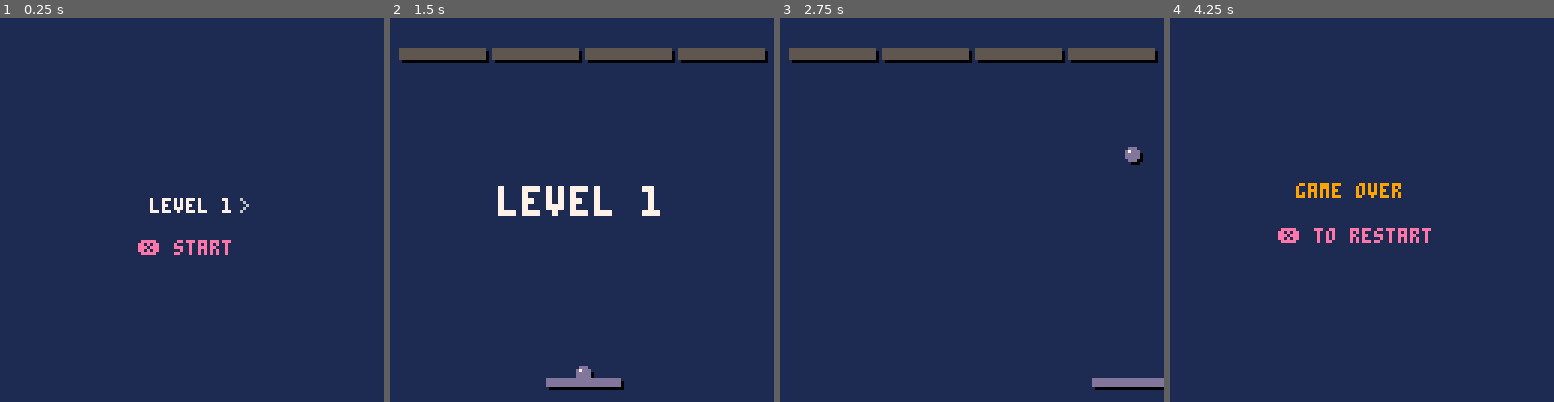
Above: before the commit, frames 1-4 (left to right).
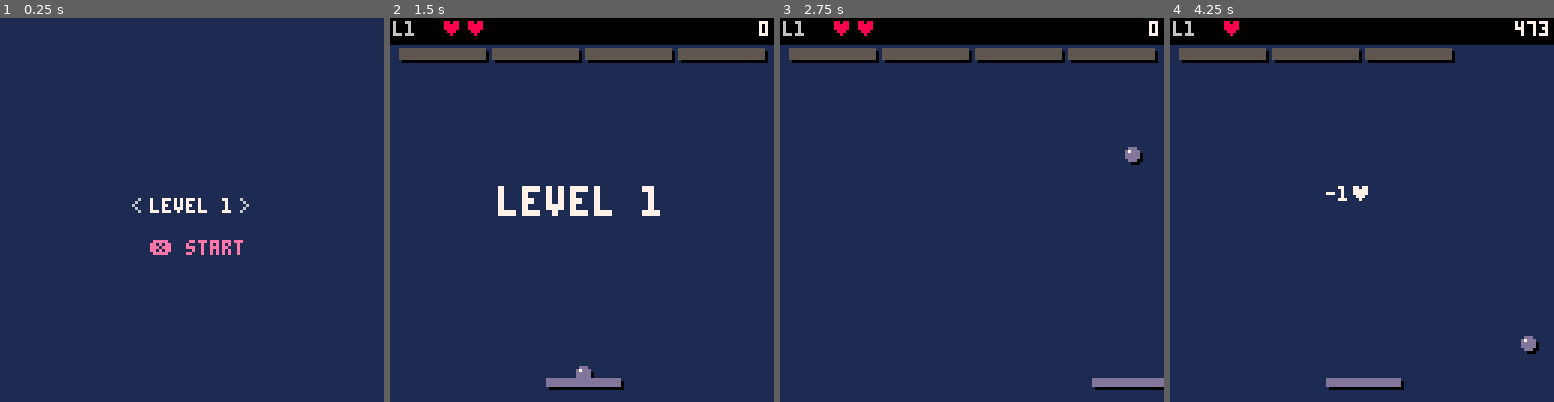
Above: after the commit, the same moments.

Repository: jxnprince/pico-8-experiments
Game: PICO-8 cartridge carts/breakout/breakout.p8
Same seed, same stepped clock (60 frames per second), same inputs: the game is played once before the commit and once after it.
Inputs:
- Up to frame 1 (0.25 s): no input
- Up to frame 2 (1.5 s): tap X (X key) at 0.33, 1.07 s; tap O (Z key) at 0.7 s
- Up to frame 3 (2.75 s): hold Right 1.6-2.1 s; tap O (Z key) at 1.7, 2.1, 2.5 s; tap X (X key) at 1.85 s; hold Up 2.15-2.42 s; hold Right from 2.47 s (still down)
- Up to frame 4 (4.25 s): tap O (Z key) every 0.4 s from 2.9 to 4.1 s; tap X (X key) at 2.97, 4.08 s; release Right at 3.03 s; hold Left 3.08-3.58 s; hold Down 3.63-3.97 s; hold Right from 4.02 s (still down)

The runs differ from the first frame. In frame 1, 0.5% of the frame differs, in the area x 34-64%, y 46-62%; in frame 2, 7.0%; in frame 3, 7.0%; in frame 4, 12%, in the area x 0-100%, y 0-97%.

Commit message:
add score, and new damage system

Diff:
--- a/carts/breakout/breakout.p8
+++ b/carts/breakout/breakout.p8
@@ -16,6 +16,17 @@
 
   settings = settings or { palette_i = 1 }
   sel_level = 1
+  sel_repeat = 0
+
+  local tb = 0
+  for i = 1, #level_defs do
+    tb += level_defs[i].bcols * level_defs[i].brows
+  end
+  local tgt = flr(32767 * 9 / 10)
+  brick_val_hi = flr(tgt / tb)
+  local rem = tgt - brick_val_hi * tb
+  brick_val_lo = flr(rem / tb * 10000)
+
   mode = "start"
 end
 
@@ -84,24 +95,57 @@
 --> START UP
 
 function update_start()
-  if btn_pressed(btn_left) then sel_level = max(1, sel_level - 1) end
-  if btn_pressed(btn_right) then sel_level = min(#level_defs, sel_level + 1) end
-  if btn_pressed(btn_x) then init_game(sel_level) end
+  local n = #level_defs
+  local moved = false
+
+  if btn_pressed(btn_left) then
+    sel_level = (sel_level - 2) % n + 1
+    sel_repeat = 20
+    moved = -1
+  elseif btn_held(btn_left) then
+    sel_repeat -= 1
+    if sel_repeat <= 0 then
+      sel_level = (sel_level - 2) % n + 1
+      sel_repeat = 4
+      moved = -1
+    end
+  elseif btn_pressed(btn_right) then
+    sel_level = sel_level % n + 1
+    sel_repeat = 20
+    moved = 1
+  elseif btn_held(btn_right) then
+    sel_repeat -= 1
+    if sel_repeat <= 0 then
+      sel_level = sel_level % n + 1
+      sel_repeat = 4
+      moved = 1
+    end
+  end
+
+  if moved == 1 then play_sfx(6)
+  elseif moved == -1 then play_sfx(7)
+  end
+
+  if btn_pressed(btn_x) then
+    play_sfx(8)
+    init_game(sel_level)
+  end
 end
 
 function draw_start()
   local lbl = "level "..sel_level
   local lx = 64 - #lbl * 2
-  if sel_level > 1 then print("<", lx - 6, 60, 6) end
+  print("<", lx - 6, 60, 6)
   print(lbl, lx, 60, 7)
-  if sel_level < #level_defs then print(">", lx + #lbl * 4 + 2, 60, 6) end
-  print("❎ start", 46, 74, 14)
+  print(">", lx + #lbl * 4 + 2, 60, 6)
+  print("❎ start", 50, 74, 14)
 end
 
 --> GAME OVER
 
 function update_gameover()
   if btn_pressed(btn_x) then
+    sel_level = level
     mode = "start"
   end
 end
@@ -208,6 +252,12 @@
   bdy = 0
   pbx = bx
   pby = by
+  lives = 2
+  score_hi = 0
+  score_lo = 0
+  life_flash_t = 0
+  paddle_passthrough = false
+  ball_in_score = false
   serving = true
   clear_delay = 0
   apply_level(level)
@@ -306,29 +356,29 @@
   -- swept top-face check: use prev_pyo for "was above" so pyo changes don't open gaps
   local crossed_top = pby + br <= py + prev_pyo and by + br >= epy
 
-  if crossed_top and in_x then
-    by = epy - br
-    bdy = -abs(bdy)
-    -- blend incoming bdx with hit position angle and paddle velocity
-    local hit = (bx - px) / pw  -- 0..1
-    local angle_bdx = (hit - 0.5) * 4
-    bdx = bdx * 0.5 + angle_bdx * 0.2 + pdx * 0.5
-    if pbump > 0 then
-      bdx = mid(-max_spd, bdx * bump_mult, max_spd)
-      bdy = mid(-max_spd, bdy * bump_mult, -0.5)
-      pbump = 0
-      play_sfx(2)
-    else
-      play_sfx(5)
-    end
-  elseif not crossed_top then
-    -- side collision: ball entered paddle from left or right
-    local in_y = by + br >= epy and by - br <= epy + ph
-    if in_y then
-      if pbx + br < px and bx + br >= px then
-        bdx = abs(bdx)
-      elseif pbx - br > px + pw and bx - br <= px + pw then
-        bdx = -abs(bdx)
+  if not paddle_passthrough then
+    if crossed_top and in_x then
+      by = epy - br
+      bdy = -abs(bdy)
+      local hit = (bx - px) / pw
+      local angle_bdx = (hit - 0.5) * 4
+      bdx = bdx * 0.5 + angle_bdx * 0.2 + pdx * 0.5
+      if pbump > 0 then
+        bdx = mid(-max_spd, bdx * bump_mult, max_spd)
+        bdy = mid(-max_spd, bdy * bump_mult, -0.5)
+        pbump = 0
+        play_sfx(2)
+      else
+        play_sfx(5)
+      end
+    elseif not crossed_top then
+      local in_y = by + br >= epy and by - br <= epy + ph
+      if in_y then
+        if pbx + br < px and bx + br >= px then
+          bdx = abs(bdx)
+        elseif pbx - br > px + pw and bx - br <= px + pw then
+          bdx = -abs(bdx)
+        end
       end
     end
   end
@@ -342,10 +392,38 @@
     if clear_delay == 0 then start_transition() end
   end
 
-  -- ball lost
-  if by - br > 128 then
-  		play_sfx(1)
-    mode = "gameover"
+  -- score hud overlap sfx
+  local sc_x = 127 - #fmt_score() * 4
+  local in_score = by - br < 8 and bx + br >= sc_x
+  if in_score and not ball_in_score then play_sfx(10) end
+  ball_in_score = in_score
+
+  -- clear passthrough once ball is safely above paddle
+  if paddle_passthrough and by < py - 20 then
+    paddle_passthrough = false
+  end
+
+  -- tick life flash
+  if life_flash_t > 0 then life_flash_t -= 1 end
+
+  -- bottom collision
+  if by + br > 127 then
+    if lives > 0 then
+      by = 127 - br
+      bdy = -abs(bdy)
+      bdx = flr(bdx / 2)
+      bdy = flr(bdy / 2)
+      if abs(bdy) < min_spd then bdy = -min_spd end
+      lives -= 1
+      life_flash_t = 45
+      paddle_passthrough = true
+      play_sfx(1)
+    else
+      play_sfx(9)
+      score_hi = 0
+      score_lo = 0
+      mode = "gameover"
+    end
   end
 end
 
@@ -363,6 +441,7 @@
         else
           bdx = -bdx
         end
+        add_score()
         play_sfx(3)
         if all_cleared() then clear_delay = 15 end
       end
@@ -429,8 +508,44 @@
   end
 end
 
+function add_score()
+  local spd = sqrt(bdx*bdx + bdy*bdy)
+  local factor = max(1, spd / min_spd) * (level / #level_defs)
+  local slo = flr(brick_val_lo * factor)
+  local shi = flr(brick_val_hi * factor) + flr(slo / 10000)
+  score_lo += slo % 10000
+  if score_lo >= 10000 then
+    score_hi += flr(score_lo / 10000)
+    score_lo = score_lo % 10000
+  end
+  score_hi += shi
+end
+
+function fmt_score()
+  local lo = tostr(score_lo)
+  while #lo < 4 do lo = "0"..lo end
+  local s = score_hi > 0 and tostr(score_hi)..lo or tostr(score_lo)
+  local r = ""
+  for i = 1, #s do
+    if i > 1 and (#s - i + 1) % 3 == 0 then r = r.."," end
+    r = r..sub(s, i, i)
+  end
+  return r
+end
+
+function draw_hud()
+  rectfill(0, 0, 127, 8, 0)
+  print("l"..level, 1, 1, 6)
+  local lhp = lives > 0 and "" or "♥"
+  for i = 1, lives do lhp = lhp.."♥" end
+  print(lhp, 17, 1, lives > 0 and 8 or 5)
+  local sc = fmt_score()
+  print(sc, 127 - #sc * 4, 1, 7)
+end
+
 function draw_game()
   draw_bricks()
+  draw_hud()
   -- drop shadows
   rectfill(px+1, py+1, px+pw+1, py+ph+1, 0)
   circfill(bx+1, by+1, br, 0)
@@ -439,6 +554,11 @@
   circfill(bx, by, br, 13)
   -- shine
   pset(bx-1, by-1, 7)
+  -- life lost flash
+  if life_flash_t > 0 then
+    local col = life_flash_t > 30 and 7 or (life_flash_t > 15 and 8 or 2)
+    print("-1♥", 52, 56, col)
+  end
 end
 
 __gfx__
Not shown, changed: the sound effects (__sfx__) section of carts/breakout/breakout.p8
